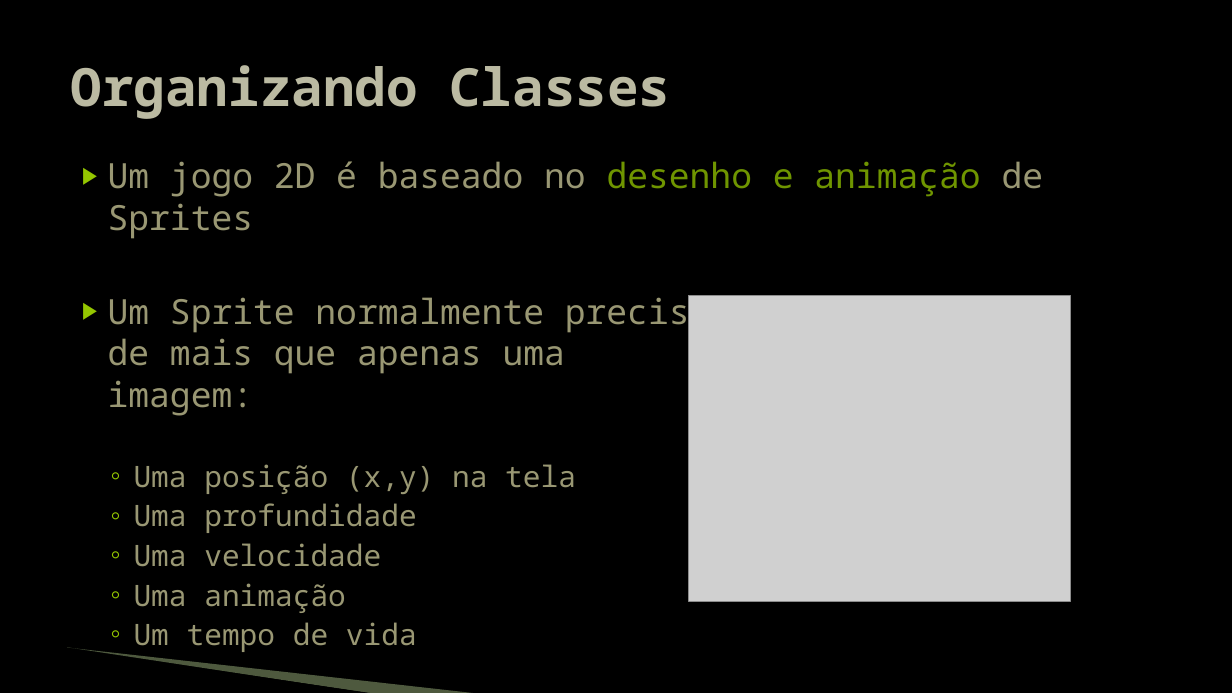
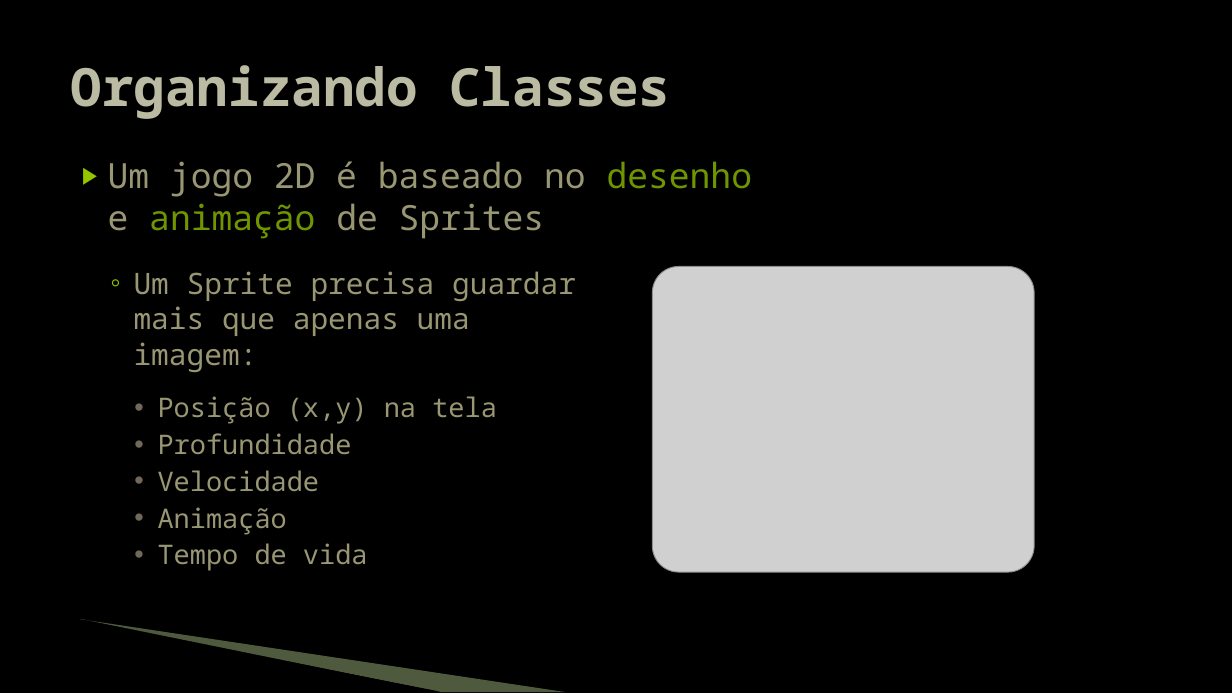
Before and after one commit to JudsonSS/Jogos, a slide deck: slide 17 of Slides/08. Desenho de Sprites.pptx. Drawn at 1232x693 pixels with LibreOffice and Linux fonts; fonts in the diff are those of the drawing; grey boxes stand for pictures; background and template pictures are left out. Boxes give left, top, right and bottom in pixels: in the first picture for what was removed or moved away, otherwise in the second. Text is boxed around its words. In the diff, an @@ line names an element or a change of style, - is before the commit and + after.

```diff
--- a/Slides/08. Desenho de Sprites.pptx
+++ b/Slides/08. Desenho de Sprites.pptx
@@ text at box(108, 161, 753, 239): text colour #6F9400 to #999773 in "e"; more space between paragraphs @@
@@ picture: place and size @@
-picture at box(689, 296, 1070, 602)
+picture at box(653, 266, 1034, 572)
@@ text at box(134, 271, 576, 571): text changed; size 23 to 21 pt @@
-▶ Um Sprite normalmente precisa
-  de mais que apenas uma
-  imagem:
-  ◦ Uma posição (x,y) na tela
-  ◦ Uma profundidade
-  ◦ Uma velocidade
-  ◦ Uma animação
-  ◦ Um tempo de vida
+  ◦ Um Sprite precisa guardar
+    mais que apenas uma
+    imagem:
+    • Posição (x,y) na tela
+    • Profundidade
+    • Velocidade
+    • Animação
+    • Tempo de vida
@@ freeform shape: place and size @@
-freeform shape at box(66, 649, 374, 693)
+freeform shape at box(78, 621, 440, 692)
@@ freeform shape: place and size @@
-freeform shape at box(67, 648, 481, 693)
+freeform shape at box(80, 619, 566, 692)
```
Also in this commit, not shown: 19 other slides changed.
